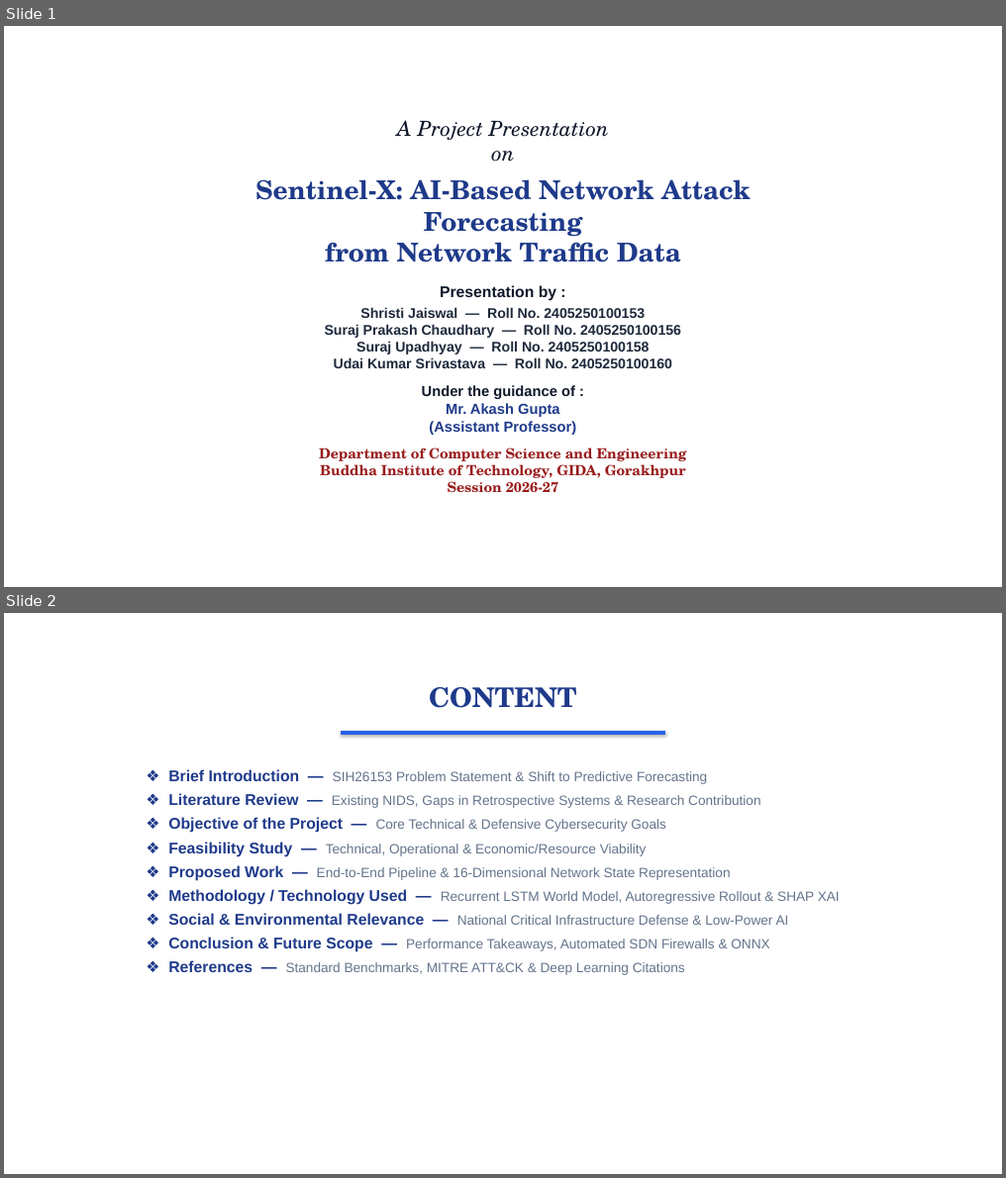
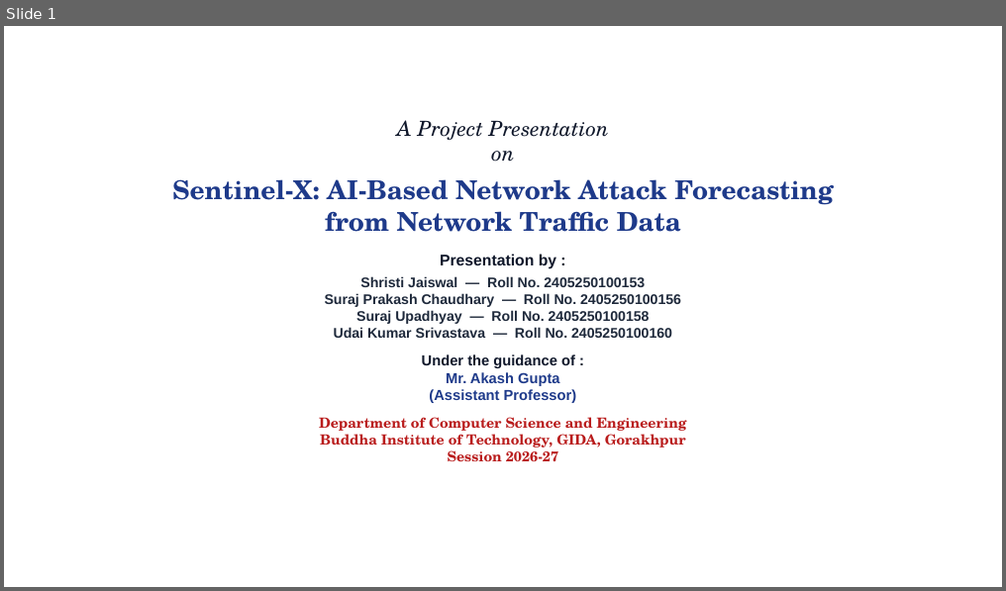
Before and after one commit to surajbuilds53/sentinel-x, a slide deck: Sentinel-X_Presentation.pptx. Shown one above the other, each under a label of ours: slides 1 and 2 before the commit, slide 1 after it. The pictures are 1006x1178 and 1006x591 pixels, drawn with LibreOffice and Linux fonts; fonts in the diff are those of the drawing; background and template pictures are left out. Boxes give left, top, right and bottom in pixels: in the first picture for what was removed or moved away, otherwise in the second. Text is boxed around its words. In the diff, an @@ line names an element or a change of style, - is before the commit and + after.

```diff
--- a/Sentinel-X_Presentation.pptx
+++ b/Sentinel-X_Presentation.pptx
@@ slide 2 removed at <box>4,613,1002,1174</box>, background picture (left out) @@
@@ text removed at <box>429,687,576,708</box> @@
-CONTENT
@@ rectangle removed at <box>341,731,665,735</box> @@
@@ text removed at <box>168,769,840,975</box> @@
-❖ Brief Introduction — SIH26153 Problem Statement & Shift to Predictive Forecasting
-❖ Literature Review — Existing NIDS, Gaps in Retrospective Systems & Research Contribution
-❖ Objective of the Project — Core Technical & Defensive Cybersecurity Goals
-❖ Feasibility Study — Technical, Operational & Economic/Resource Viability
-❖ Proposed Work — End-to-End Pipeline & 16-Dimensional Network State Representation
-❖ Methodology / Technology Used — Recurrent LSTM World Model, Autoregressive Rollout & SHAP XAI
-❖ Social & Environmental Relevance — National Critical Infrastructure Defense & Low-Power AI
-❖ Conclusion & Future Scope — Performance Takeaways, Automated SDN Firewalls & ONNX
-❖ References — Standard Benchmarks, MITRE ATT&CK & Deep Learning Citations
@@ slide 1 changed as well @@
@@ text "A Project Presentation on": place and size @@
-text "A Project Presentation on" at <box>255,120,750,492</box>
+text "A Project Presentation on" at <box>172,120,834,462</box>
@@ text at <box>319,417,687,462</box>: text colour #991B1B to #B91C1C in "Department of Computer Science and Engineering Buddha ..." @@
```
Also in this commit, not shown: 1 other slide changed, 12 slides added, 15 other slides removed, 11 other files.
